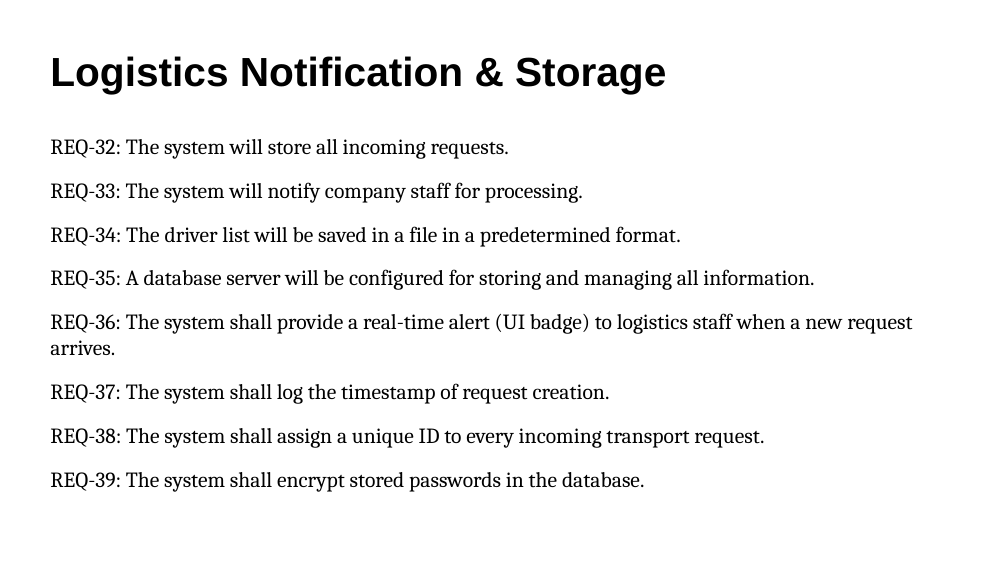
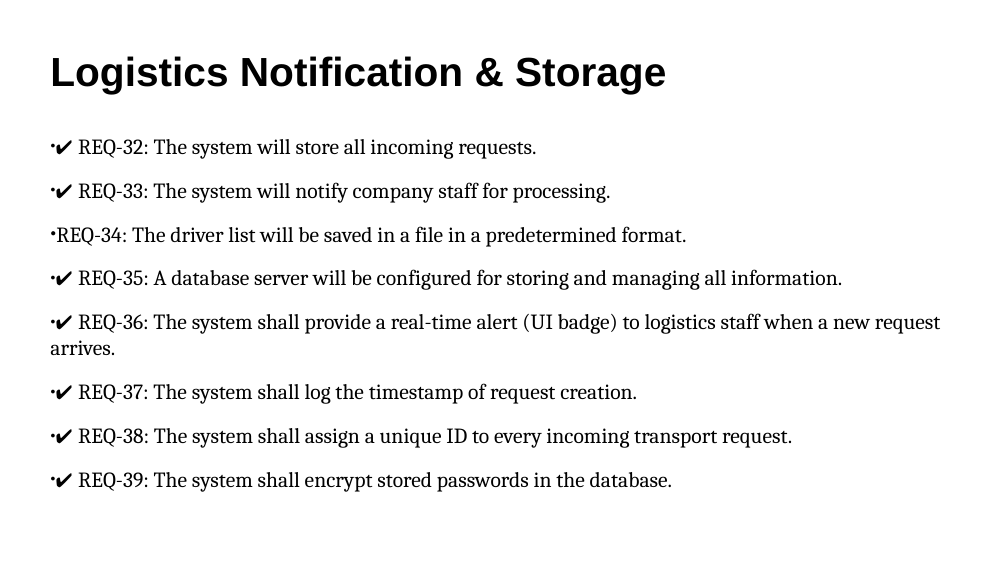
Before and after one commit to AlexandruCristianGeorgeSerban/Project-II-Transport-Company, a slide deck: slide 6 of Software Development/Functionalities.pptx. Drawn at 1008x567 pixels with LibreOffice and Linux fonts; fonts in the diff are those of the drawing. Boxes give left, top, right and bottom in pixels: in the first picture for what was removed or moved away, otherwise in the second. Text is boxed around its words. In the diff, an @@ line names an element or a change of style, - is before the commit and + after.

```diff
--- a/Software Development/Functionalities.pptx
+++ b/Software Development/Functionalities.pptx
@@ text at (78,139,611,203): text changed @@
-REQ-32: The system will store all incoming requests.
-REQ-33: The system will notify company staff for processing.
+● ✔ REQ-32: The system will store all incoming requests.
+● ✔ REQ-33: The system will notify company staff for processing.
@@ text at (56,226,687,247): bullet none to ● @@
@@ text at (50,269,940,492): text changed @@
-REQ-35: A database server will be configured for storing and managing all information.
-REQ-36: The system shall provide a real-time alert (UI badge) to logistics staff when a new request arrives.
-REQ-37: The system shall log the timestamp of request creation.
-REQ-38: The system shall assign a unique ID to every incoming transport request.
-REQ-39: The system shall encrypt stored passwords in the database.
+● ✔ REQ-35: A database server will be configured for storing and managing all information.
+● ✔ REQ-36: The system shall provide a real-time alert (UI badge) to logistics staff when a new request arrives.
+● ✔ REQ-37: The system shall log the timestamp of request creation.
+● ✔ REQ-38: The system shall assign a unique ID to every incoming transport request.
+● ✔ REQ-39: The system shall encrypt stored passwords in the database.
```
Also in this commit, not shown: 10 other slides changed, 2 slides added, 1 slide removed.
